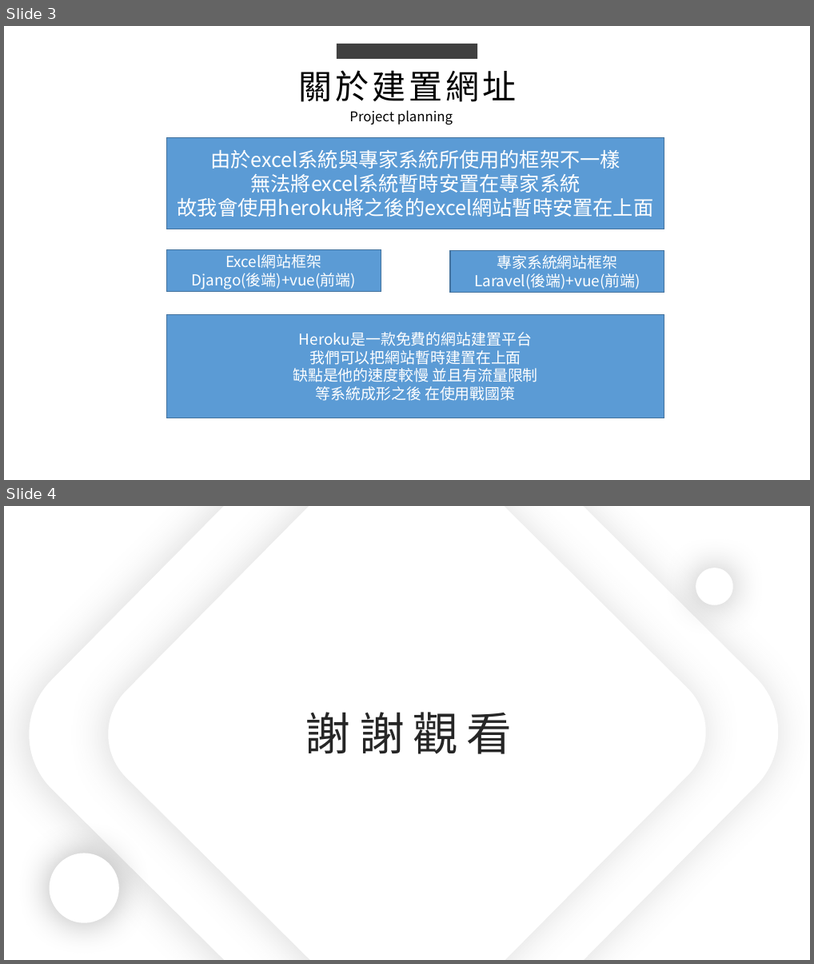
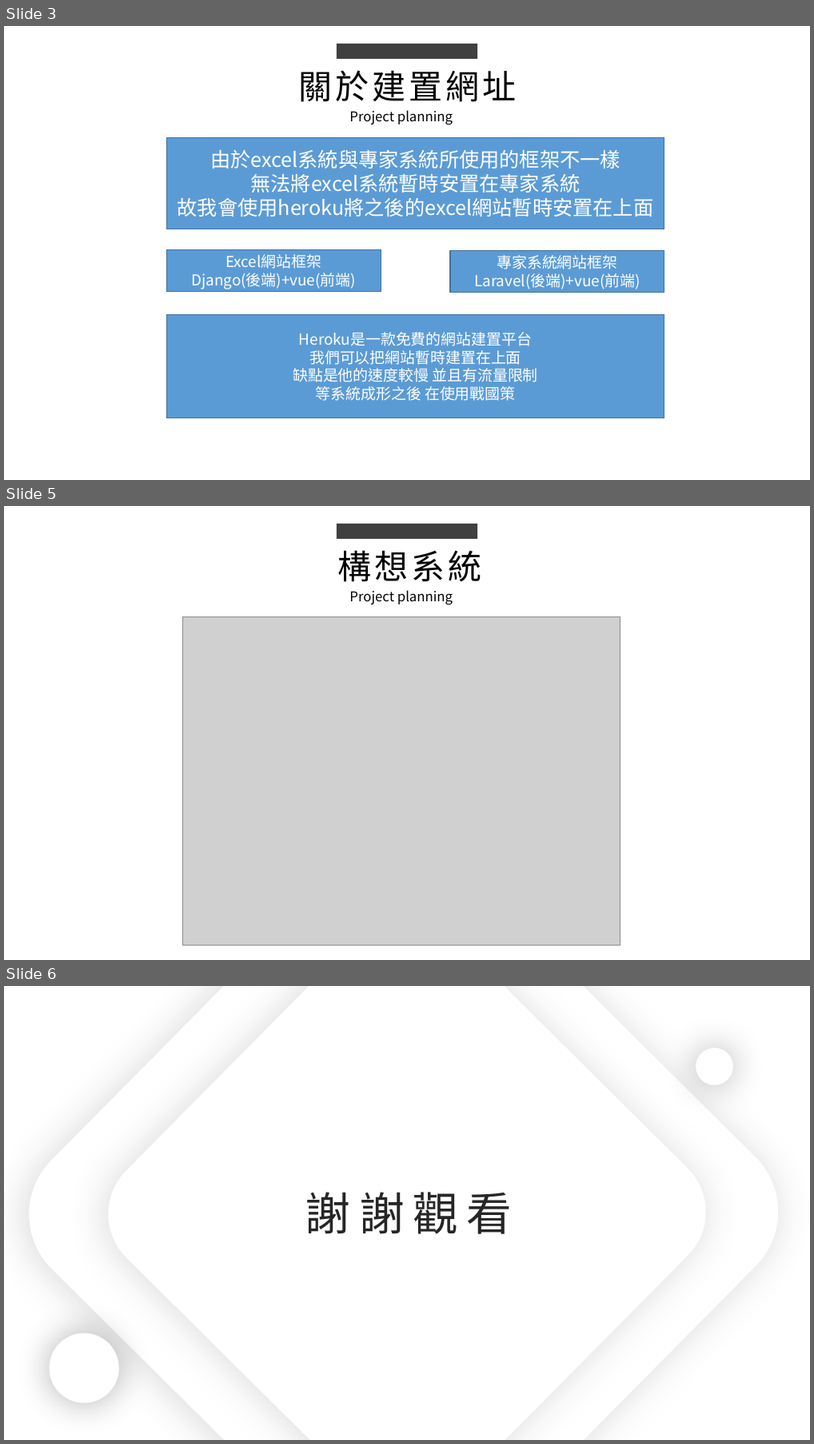
Before and after one commit to king637324/KnowledgeGreenhouseSystem, a slide deck: 工作日報_葉柏漢/2021.11/2021.11.12(加班)_2021.11.15工作日報_葉柏漢.pptx. Shown one above the other, each under a label of ours: slides 3 and 4 before the commit, slides 3, 5 and 6 after it; the slides between them are not shown. The pictures are 814x964 and 814x1444 pixels, drawn with LibreOffice and Linux fonts; fonts in the diff are those of the drawing; grey boxes stand for pictures. Boxes give left, top, right and bottom in pixels: in the first picture for what was removed or moved away, otherwise in the second. Text is boxed around its words. In the diff, an @@ line names an element or a change of style, - is before the commit and + after.

```diff
--- a/工作日報_葉柏漢/2021.11/2021.11.12(加班)_2021.11.15工作日報_葉柏漢.pptx
+++ b/工作日報_葉柏漢/2021.11/2021.11.12(加班)_2021.11.15工作日報_葉柏漢.pptx
@@ slide 5 added at (4, 506, 810, 960), background #FFFFFF @@
@@ rectangle added at (337, 524, 478, 539), fill #404040 @@
@@ text added at (338, 550, 482, 582), 40 pt, text #000000 @@
+構想系統
@@ text added at (350, 590, 453, 604), 16 pt, text #000000 @@
+Project planning
@@ picture added at (183, 616, 621, 944) @@
@@ what was slide 4 is now slide 6 @@
```
Also in this commit, not shown: 1 slide changed, 1 other slide added, 1 other file.
